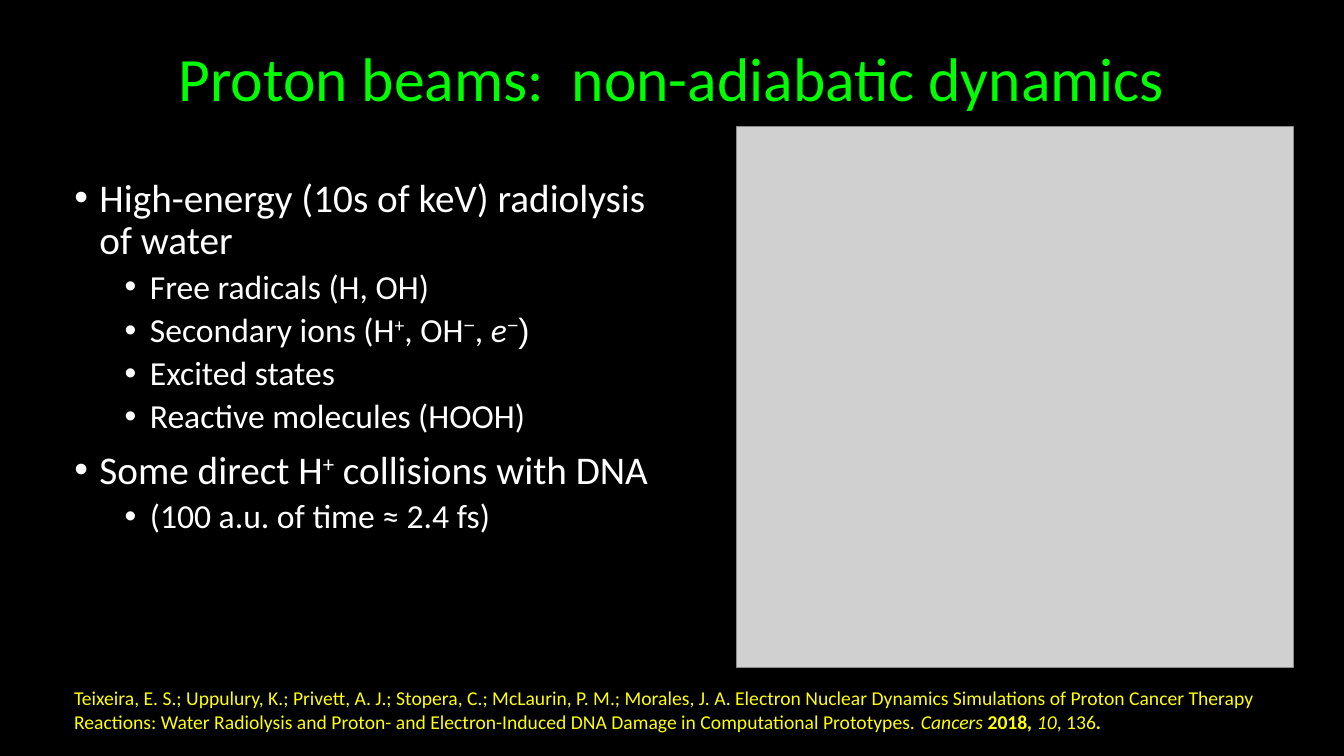
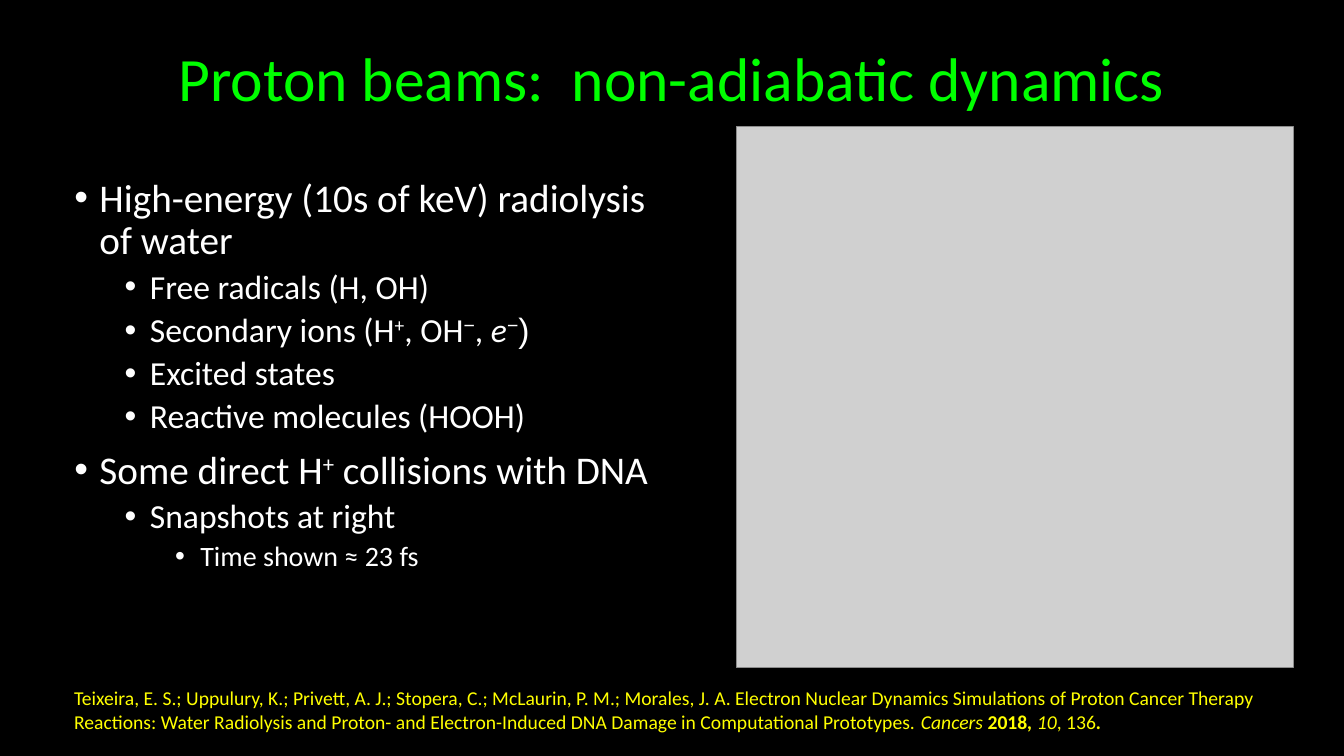
Before and after one commit to kkinist/ACS_Boston_2018, a slide deck: slide 8 of ACS_Boston_2018_Irikura.pptx. Drawn at 1344x756 pixels with LibreOffice and Linux fonts; fonts in the diff are those of the drawing; grey boxes stand for pictures. Boxes give left, top, right and bottom in pixels: in the first picture for what was removed or moved away, otherwise in the second. Text is boxed around its words. In the diff, an @@ line names an element or a change of style, - is before the commit and + after.

```diff
--- a/ACS_Boston_2018_Irikura.pptx
+++ b/ACS_Boston_2018_Irikura.pptx
@@ text at box(150, 504, 419, 567): text changed @@
-  • (100 a.u. of time ≈ 2.4 fs)
+  • Snapshots at right
+    • Time shown ≈ 23 fs
```
Also in this commit, not shown: 11 other slides changed, 1 other file.
